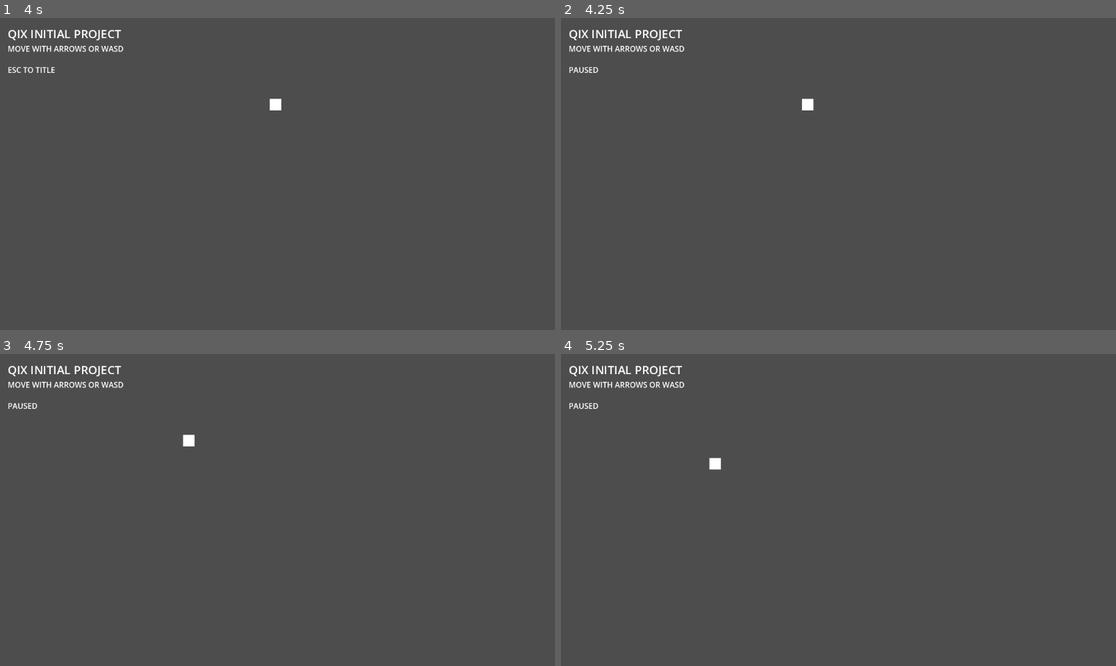
Above: before the commit, frames 1-4 (two rows, left to right).
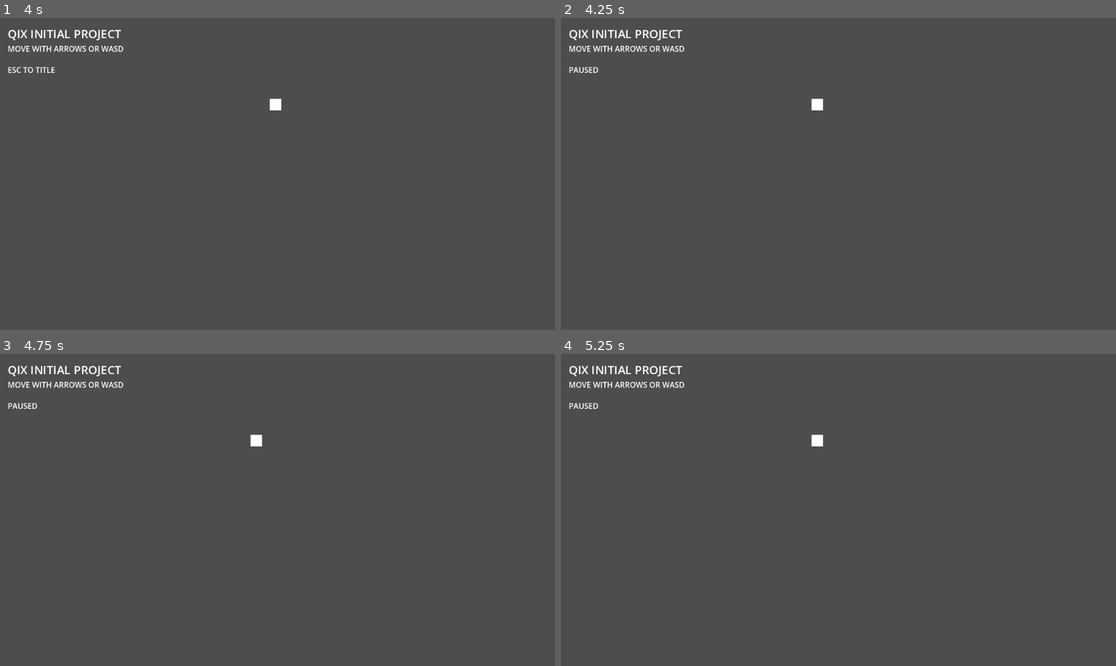
Above: after the commit, the same moments.

Repository: goenc/qix-project
Game: Godot game, scene res://scenes/title_main.tscn
Two runs of this game, one before a commit and one after it. Both use one fixed random seed, a clock stepped at 60 frames per second and the inputs below.
Inputs (mouse positions are in pixels of both pictures, inside the frame that each line leads up to):
- Up to frame 1 (4 s): tap Enter (ui_accept) at 0.5, 0.77, 1.52, 3.02, 3.77 s; move the mouse to (399, 158) at 0.52 s; hold Right (move_right) 0.53-1.28 s; tap Space every 0.75 s from 0.6 to 3.6 s; click (399, 158) at 0.67 s; move the mouse to (166, 189) at 1.27 s; hold Down (move_down) 1.28-2.03 s; move the mouse to (333, 105) at 2.02 s; hold Right (move_right) 2.03-2.78 s; move the mouse to (249, 236) at 2.77 s; hold Up (move_up) 2.78-3.53 s; click (249, 236) at 2.92 s; move the mouse to (444, 220) at 3.52 s; hold Left (move_left) from 3.53 s (still down)
- Up to frame 2 (4.25 s): keep holding Left (move_left); tap P (pause) at 4.15 s
- Up to frame 3 (4.75 s): keep holding Left (move_left); move the mouse to (111, 463) at 4.27 s; tap Space at 4.35 s; tap Enter (ui_accept) at 4.52 s
- Up to frame 4 (5.25 s): move the mouse to (866, 510) at 5.02 s; release Left (move_left) at 5.03 s; hold Down (move_down) from 5.03 s (still down); tap Space at 5.1 s; click (866, 510) at 5.17 s

Frame 1 is identical in both runs. In frame 2, 0.1% of the frame differs, in the area x 43-48%, y 25-30%; in frame 3, 0.2%; in frame 4, 0.2%, in the area x 26-48%, y 25-38%.

Commit message:
debug pause と base_player 選択を修正
・title_main と base_main の両方で debug pause が成立するように修正
・base_player に物理ピック用の Area2D と CollisionShape2D を追加し、object inspector でクリック選択できるように修正
・base_player を PROCESS_MODE_PAUSABLE にして pause 中の移動を停止
・DebugManager の pause controller 呼び出しを安全化
・tools/run.ps1 の起動継続と headless 実行の正常終了を確認

Diff:
--- a/debug/DebugManager.gd
+++ b/debug/DebugManager.gd
@@ -57,7 +57,7 @@
 
 func set_game_paused(enabled: bool) -> void:
 	var pause_controller := _resolve_pause_controller()
-	if is_instance_valid(pause_controller):
+	if is_instance_valid(pause_controller) and pause_controller.has_method("set_paused_from_debug"):
 		pause_controller.call("set_paused_from_debug", enabled)
 	_sync_manager_window_pause_state()
 
@@ -160,7 +160,11 @@
 
 func _can_toggle_pause_from_debug_input() -> bool:
 	var pause_controller := _resolve_pause_controller()
-	return is_instance_valid(pause_controller) and bool(pause_controller.call("is_pause_toggle_allowed"))
+	if !is_instance_valid(pause_controller):
+		return false
+	if !pause_controller.has_method("is_pause_toggle_allowed"):
+		return false
+	return bool(pause_controller.call("is_pause_toggle_allowed"))
 
 func _resolve_pause_controller() -> Node:
 	var current_scene := get_tree().current_scene
--- a/scenes/player/base_player.tscn
+++ b/scenes/player/base_player.tscn
@@ -1,6 +1,8 @@
-[gd_scene load_steps=2 format=3]
+[gd_scene load_steps=3 format=3]
 
 [ext_resource type="Script" path="res://scripts/player/base_player.gd" id="1_script"]
+[sub_resource type="RectangleShape2D" id="RectangleShape2D_pick"]
+size = Vector2(24, 24)
 
 [node name="BasePlayer" type="Node2D"]
 script = ExtResource("1_script")
@@ -8,3 +10,8 @@
 [node name="Body" type="Polygon2D" parent="."]
 color = Color(1, 1, 1, 1)
 polygon = PackedVector2Array(-12, -12, 12, -12, 12, 12, -12, 12)
+
+[node name="PickArea" type="Area2D" parent="."]
+
+[node name="CollisionShape2D" type="CollisionShape2D" parent="PickArea"]
+shape = SubResource("RectangleShape2D_pick")
--- a/scripts/player/base_player.gd
+++ b/scripts/player/base_player.gd
@@ -5,8 +5,13 @@
 @export var spawn_position := Vector2(320.0, 180.0)
 @export var half_extent := Vector2(12.0, 12.0)
 
+@onready var pick_area: Area2D = $PickArea
+
 
 func _ready() -> void:
+	process_mode = Node.PROCESS_MODE_PAUSABLE
+	if is_instance_valid(pick_area):
+		pick_area.set_meta(&"debug_pick_owner", self)
 	position = spawn_position
 
 
--- a/scripts/ui/title_main.gd
+++ b/scripts/ui/title_main.gd
@@ -15,6 +15,14 @@
 func _unhandled_input(_event: InputEvent) -> void:
 	if Input.is_action_just_pressed("ui_accept"):
 		get_tree().change_scene_to_file(MAIN_SCENE_PATH)
+
+
+func is_pause_toggle_allowed() -> bool:
+	return true
+
+
+func set_paused_from_debug(enabled: bool) -> void:
+	get_tree().paused = enabled
 
 
 func _register_input_map() -> void:
Not shown, changed: runtime/commit_details.md
Not shown, changed: runtime/commit_message.md
